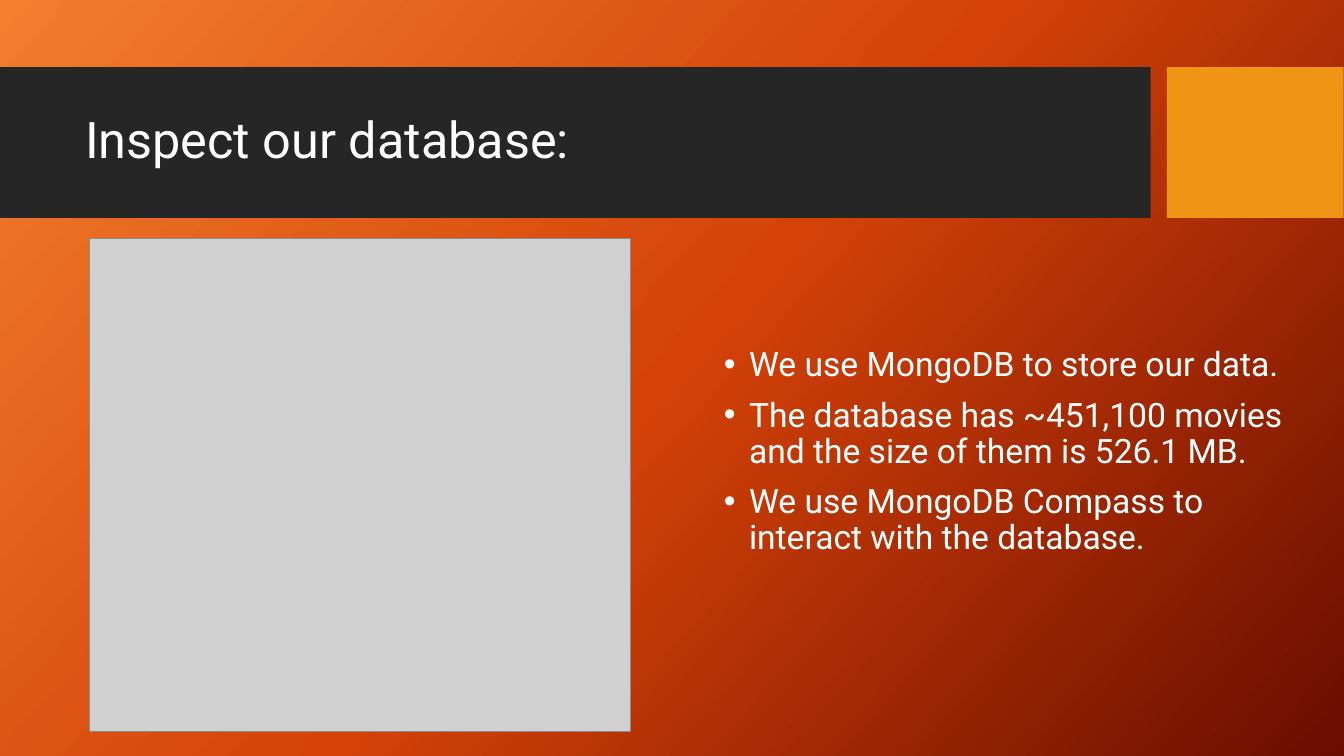
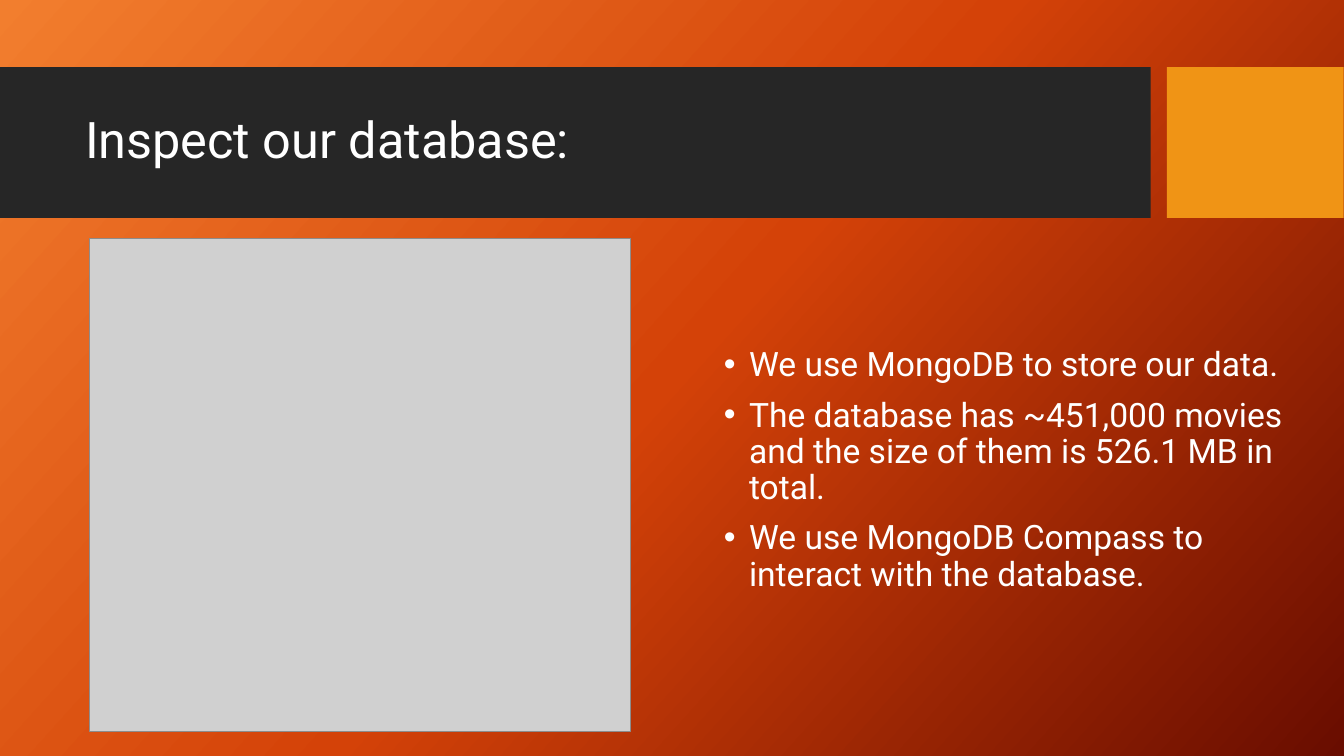
Before and after one commit to ymart1n/ML-Research-Repo, a slide deck: slide 6 of Homework 2/hw2-pre.pptx. Drawn at 1344x756 pixels with LibreOffice and Linux fonts; fonts in the diff are those of the drawing; grey boxes stand for pictures; background and template pictures are left out. Boxes give left, top, right and bottom in pixels: in the first picture for what was removed or moved away, otherwise in the second. Text is boxed around its words. In the diff, an @@ line names an element or a change of style, - is before the commit and + after.

```diff
--- a/Homework 2/hw2-pre.pptx
+++ b/Homework 2/hw2-pre.pptx
@@ text at bbox=[749, 401, 1282, 500]: text changed @@
-• The database has ~451,100 movies and the size of them is 526.1 MB.
+• The database has ~451,000 movies and the size of them is 526.1 MB in total.
```
Also in this commit, not shown: 1 other slide changed, 1 other file.
